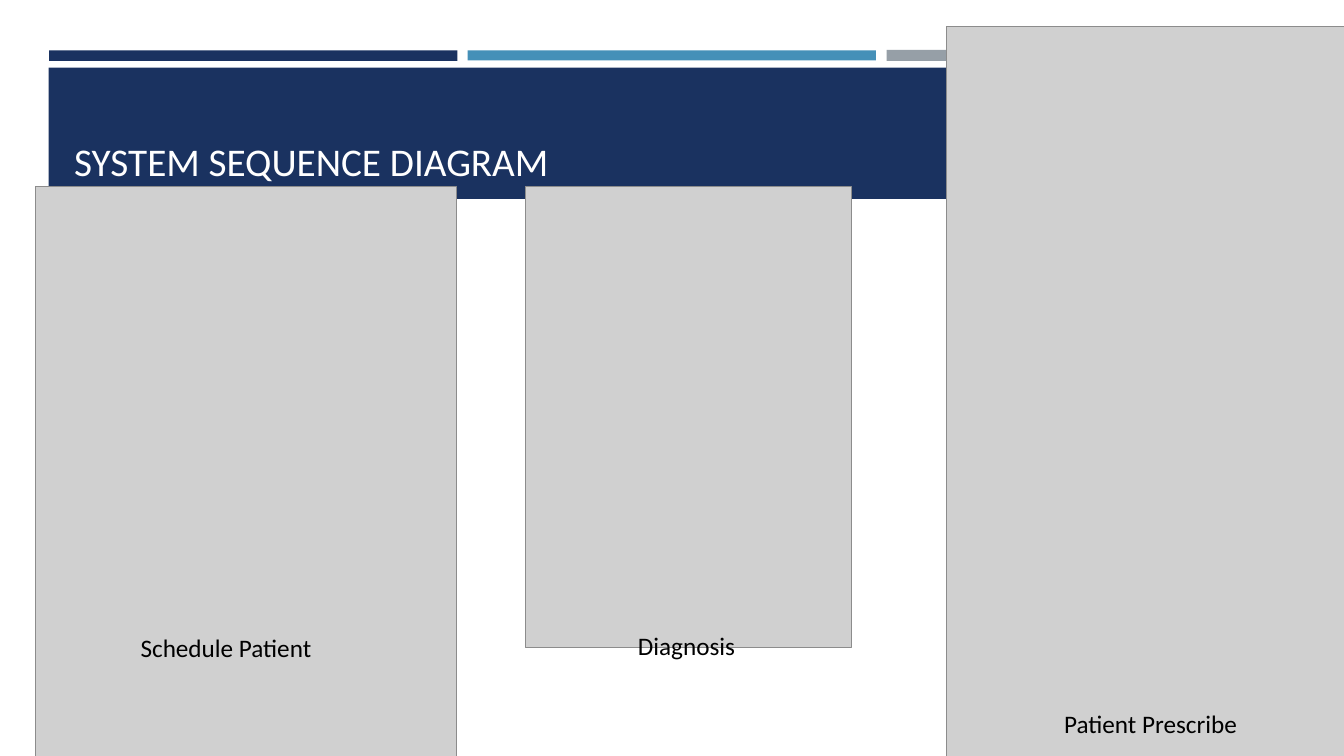
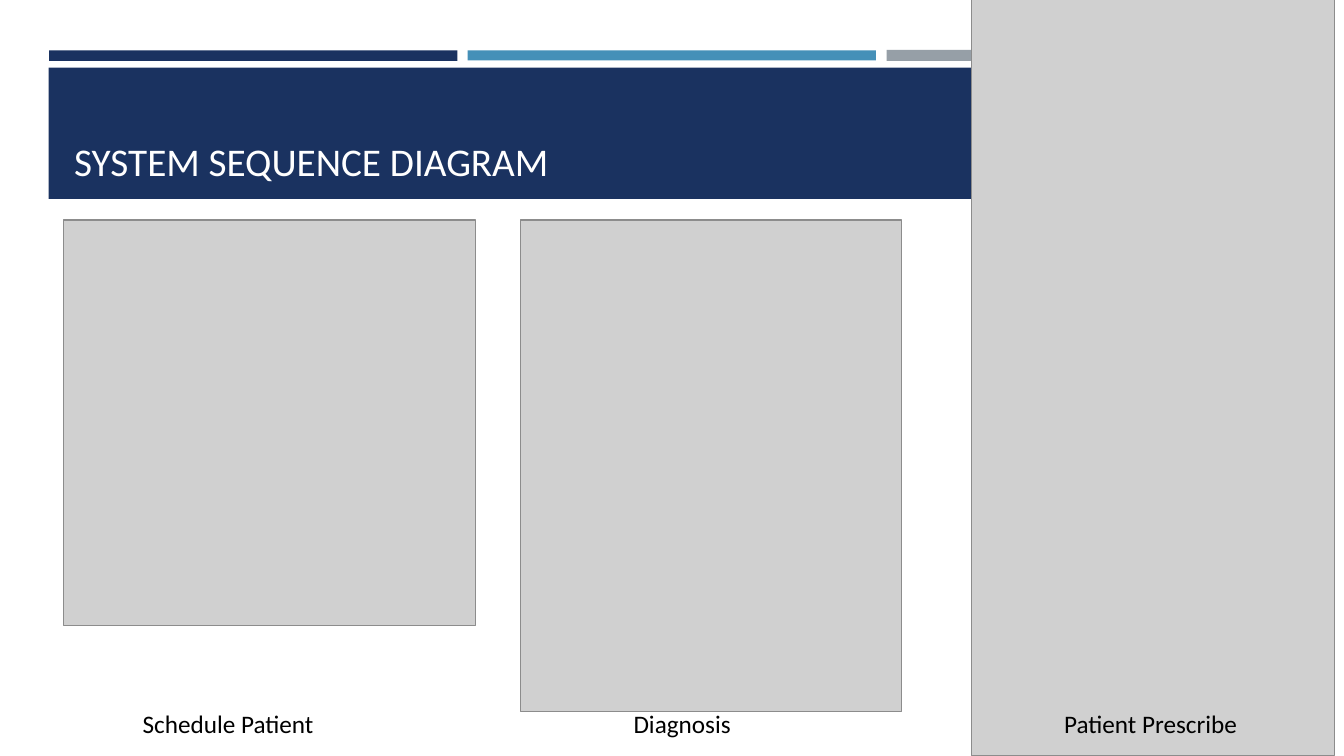
Before and after one commit to shenoisam/Software1, a slide deck: slide 10 of docs/CSHARE.pptx. Drawn at 1344x756 pixels with LibreOffice and Linux fonts; fonts in the diff are those of the drawing; grey boxes stand for pictures. Boxes give left, top, right and bottom in pixels: in the first picture for what was removed or moved away, otherwise in the second. Text is boxed around its words. In the diff, an @@ line names an element or a change of style, - is before the commit and + after.

Commit message:
Updated Pdf and ppt

```diff
--- a/docs/CSHARE.pptx
+++ b/docs/CSHARE.pptx
@@ picture: place and size @@
-picture at [947,26,1344,756]
+picture at [972,0,1335,756]
@@ picture: place and size @@
-picture at [35,187,456,756]
+picture at [64,220,476,625]
@@ picture: place and size @@
-picture at [525,187,851,647]
+picture at [520,220,901,712]
@@ text "Schedule Patient": place and size @@
-text "Schedule Patient" at [141,639,311,657]
+text "Schedule Patient" at [143,715,313,733]
@@ text "Diagnosis": place and size @@
-text "Diagnosis" at [638,637,735,662]
+text "Diagnosis" at [634,715,731,738]
```
Also in this commit, not shown: 12 other files.
